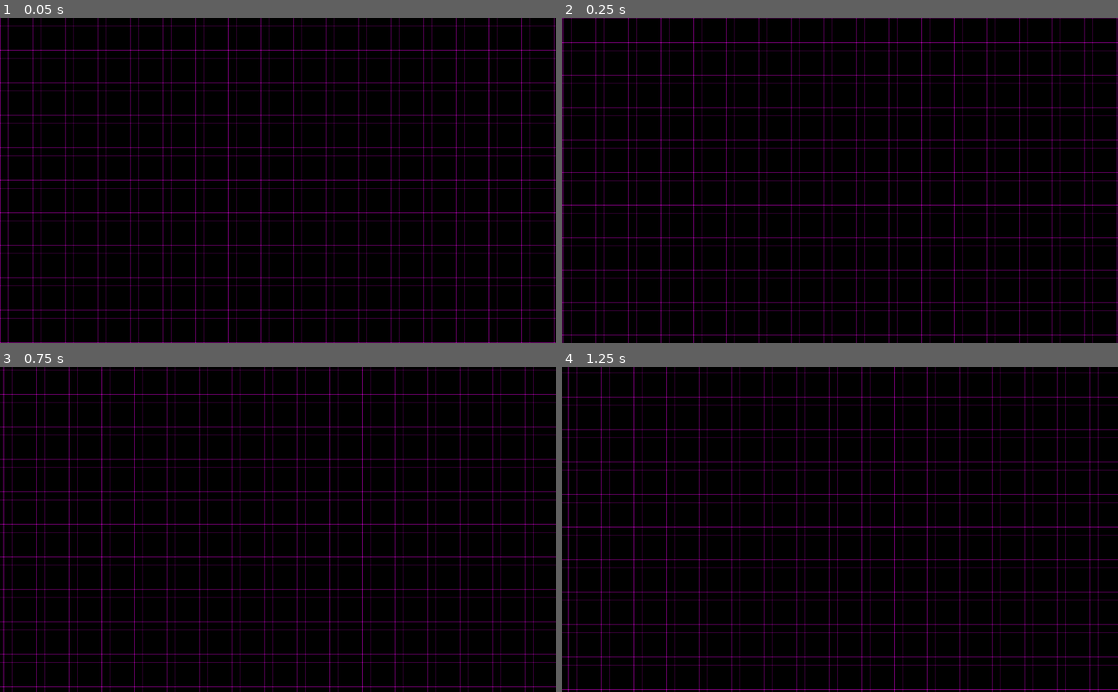
Above: before the commit, frames 1-4 (two rows, left to right).
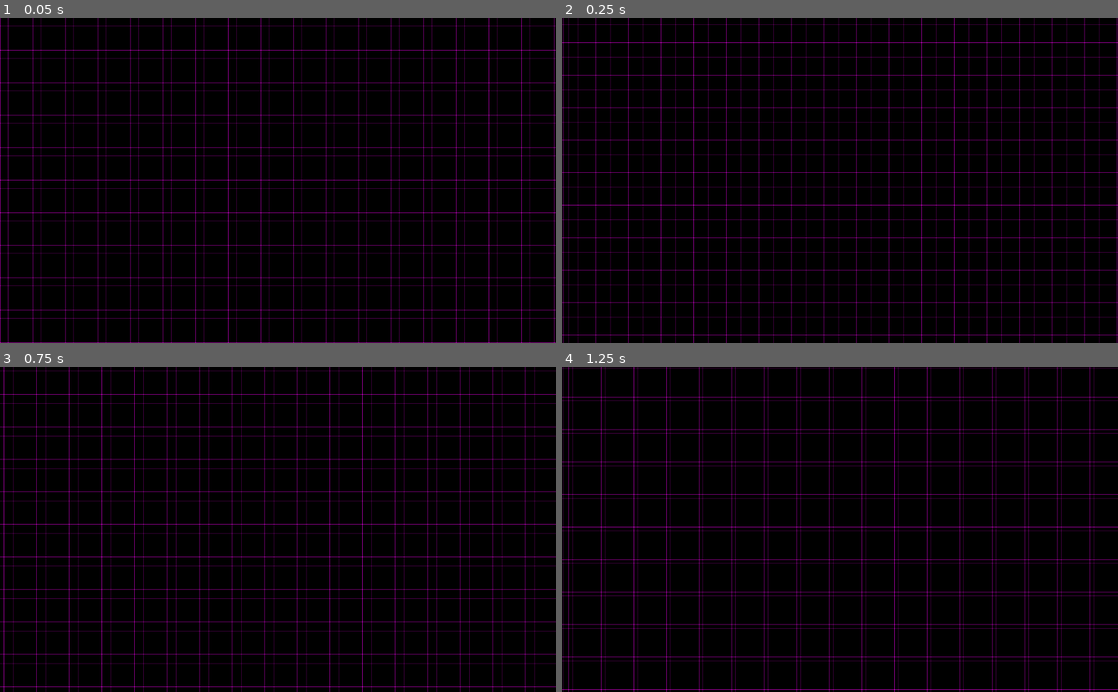
Above: after the commit, the same moments.

Repository: Rabid-Shark-Games/Dungeons-and-Delta
Game: Godot game, scene res://Scenes/Combat.tscn
Two runs of this game, one before a commit and one after it. Both use one fixed random seed, a clock stepped at 60 frames per second and the inputs below. The project has no main scene, so this scene is started directly.
Inputs:
- Up to frame 1 (0.05 s): no input
- Up to frame 2 (0.25 s): no input
- Up to frame 3 (0.75 s): no input
- Up to frame 4 (1.25 s): no input

Frame 1 is identical in both runs. In frame 2, 8.5% of the frame differs, in the area x 0-100%, y 0-100%; in frame 3, 8.5%; in frame 4, 8.5%.

Commit message:
same changes, but i'm slightly faster at committing
see being slightly faster at committing is a really good thing because it means i can bully @zachbuck

Diff:
--- a/dungeons_and_delta_client/Scenes/Combat.tscn
+++ b/dungeons_and_delta_client/Scenes/Combat.tscn
@@ -3,10 +3,11 @@
 [sub_resource type="Shader" id=1]
 code = "shader_type canvas_item;
 
+uniform vec2 square_size = vec2(60, 60);
+
 void fragment(){
 	//Time is a float which is in seconds
 
-	vec2 square_size = vec2(60, 60);
 	// Top squares
 
 	if ((int(FRAGCOORD.x) % int(square_size.x)) - (int(TIME * 10.0) % int(square_size.x)) == 0) {
@@ -21,17 +22,18 @@
 
 	// Bottom squares
 
-	if ((int(FRAGCOORD.x - 15.0) % int(square_size.x)) - (int(TIME * 10.0) % int(square_size.x)) == 0) {
+	if ((int(FRAGCOORD.x - 15.0) % int(square_size.x)) - (int(TIME * -10.0) % int(square_size.x)) == 0) {
 		COLOR.a += 0.5;
 	}
 
-	if ((int(FRAGCOORD.y + 15.0) % int(square_size.y)) - (int(TIME * -10.0) % int(square_size.y)) == 0) {
+	if ((int(FRAGCOORD.y + 15.0) % int(square_size.y)) - (int(TIME * 10.0) % int(square_size.y)) == 0) {
 		COLOR.a += 0.5;
 	}
 }"
 
 [sub_resource type="ShaderMaterial" id=2]
 shader = SubResource( 1 )
+shader_param/square_size = Vector2( 60, 60 )
 
 [node name="Combat" type="ColorRect"]
 anchor_right = 1.0
